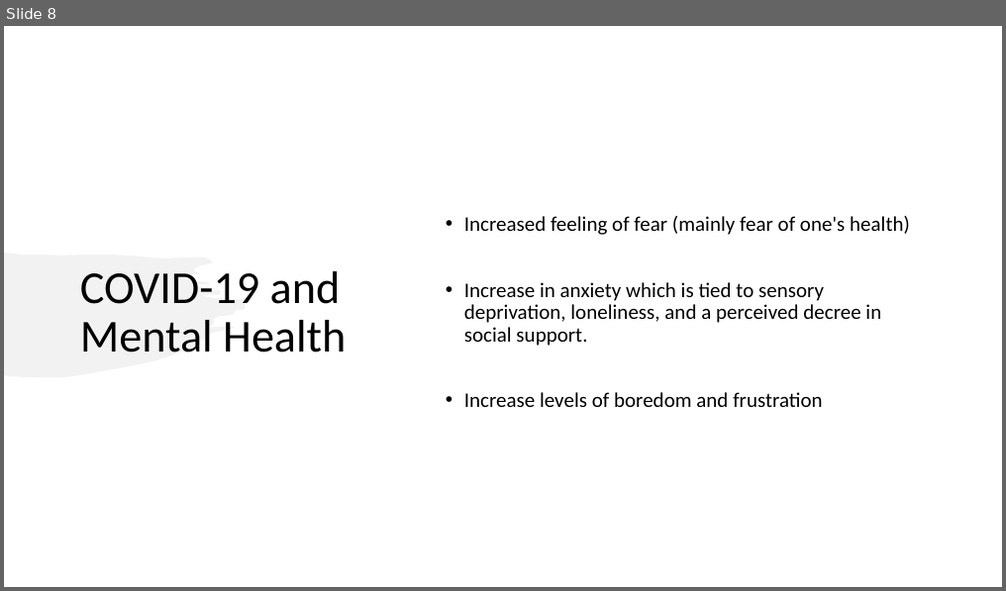
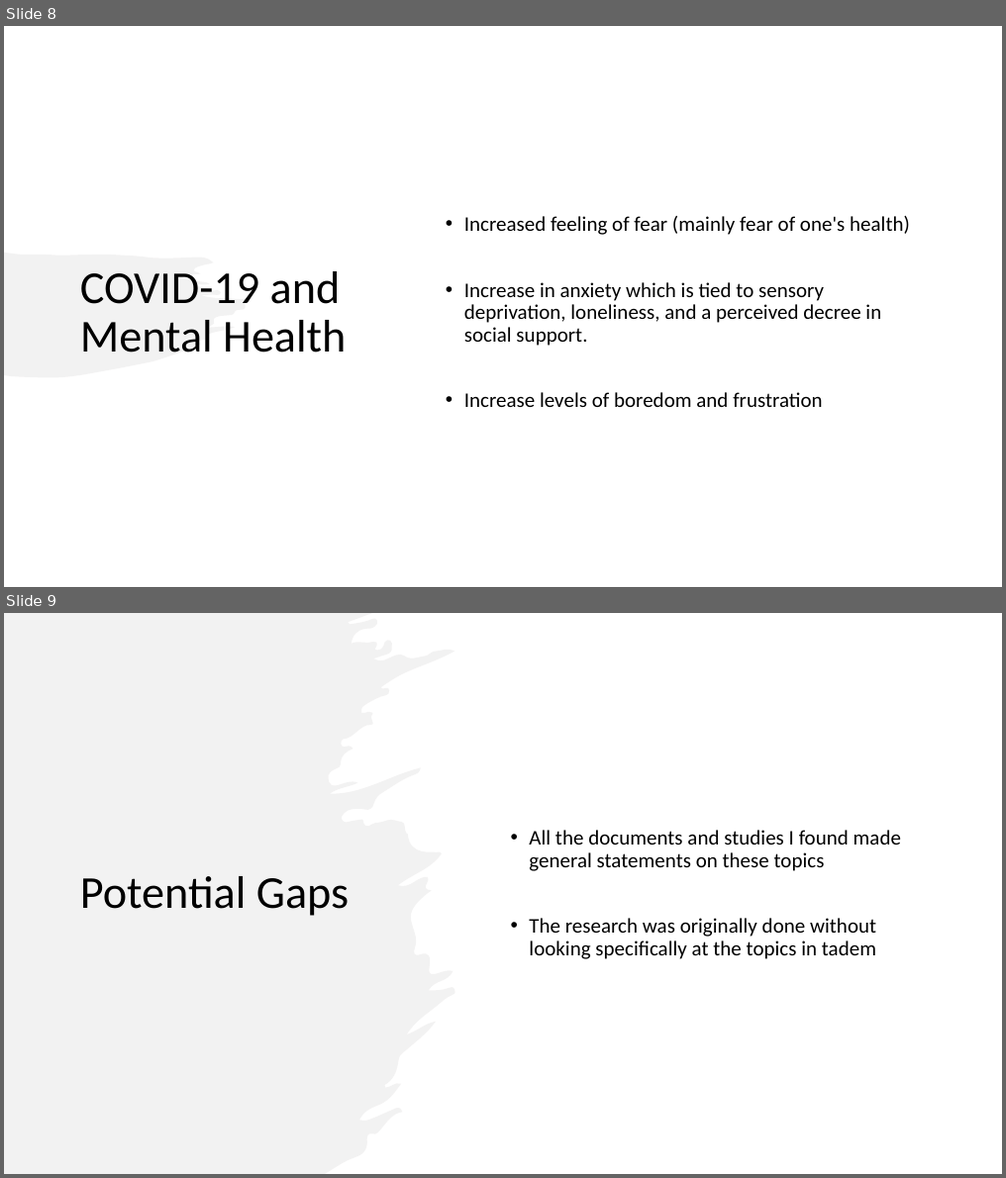
Before and after one commit to Millhouse32/ResearchMethology, a slide deck: Literature-Review/Litature-Review-Slides.pptx. Shown one above the other, each under a label of ours: slide 8 before the commit, slides 8 and 9 after it. The pictures are 1006x591 and 1006x1178 pixels, drawn with LibreOffice and Linux fonts; fonts in the diff are those of the drawing. Boxes give left, top, right and bottom in pixels: in the first picture for what was removed or moved away, otherwise in the second. Text is boxed around its words. In the diff, an @@ line names an element or a change of style, - is before the commit and + after.

Commit message:
finish slides and found a good data set

```diff
--- a/Literature-Review/Litature-Review-Slides.pptx
+++ b/Literature-Review/Litature-Review-Slides.pptx
@@ slide 9 added at [4,613,1002,1174], background #FFFFFF @@
@@ freeform shape added at [4,613,455,1174], fill #E7E6E6 at 50% opacity @@
@@ text added at [529,830,901,959], 20 pt, text #000000 @@
+• All the documents and studies I found made general statements on these topics
+• The research was originally done without looking specifically at the topics in tadem
@@ title added at [80,876,349,916], 44 pt, text #000000 @@
+Potential Gaps
```
Also in this commit, not shown: 2 other slides added, 1 other file.
